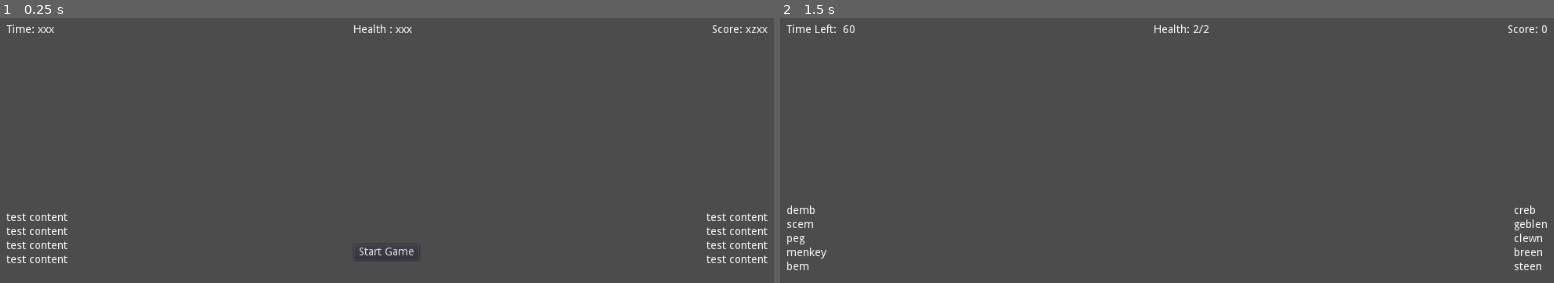
Above: before the commit, frames 1-2 (left to right).
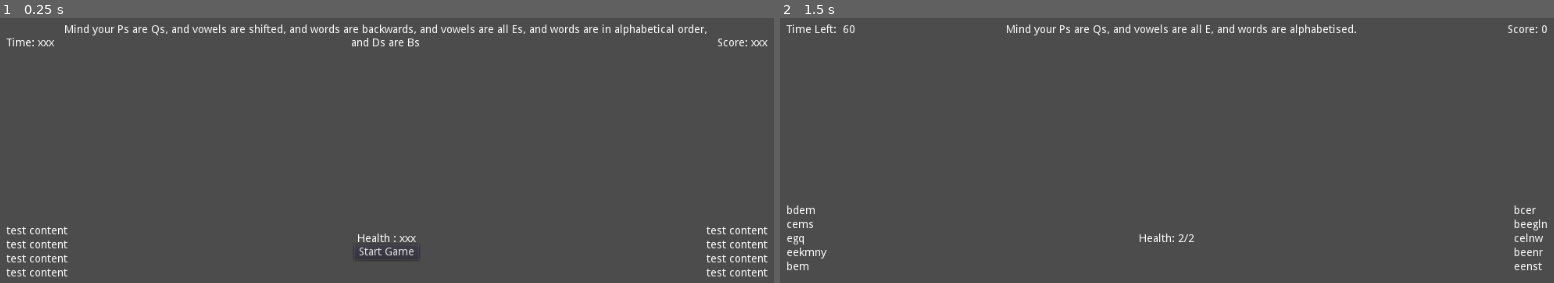
Above: after the commit, the same moments.

Repository: hoodscott/psareqs
Game: Godot game, scene res://scenes/Game.tscn
Two runs of this game, one before a commit and one after it. Both use one fixed random seed, a clock stepped at 60 frames per second and the inputs below.
Inputs:
- Up to frame 1 (0.25 s): no input
- Up to frame 2 (1.5 s): click "Start Game" at 0.5 s; tap Enter at 1.25 s; tap Z at 1.35 s

The runs differ from the first frame. In frame 1, 2.8% of the frame differs, in the area x 0-100%, y 2-98%; in frame 2, 1.2%.

Commit message:
Adds current rules to UI

Diff:
--- a/scenes/Game.gd
+++ b/scenes/Game.gd
@@ -11,18 +11,26 @@
   ALPHA = 3,
   REVERSE = 4,
   FLIP = 5, #todo (need to change pivot point of PrefixList and then rotate 180 (remember to reset)
-  JUMBLE = 6, #todo fix bug where word is rejumbled when label prefixe labels regenerated
+  JUMBLE = 6,
   ROT13 = 7,
   ROT1 = 8,
   ROT1NEG = 9,
   ALLE = 10
  }
+const curse_descriptions = [
+  "Ps are Qs", "Ds are Bs", "vowels are shifted (a>e>i>o>u>a)",
+  "words are alphabetised", "words are reversed", "words are flipped",
+  "words are jumbled",  "letters are rot13 (a>m>a, b>n>b)",
+  "letters are shifted (a>b>c>...)", "letters are shifted backwards (c>b>a>z>...)",
+  "vowels are all E"
+ ]
 
 onready var GameOver = $CanvasLayer/CenterContainer/VBoxContainer/GameOver
 onready var StartButton = $CanvasLayer/CenterContainer/VBoxContainer/StartButton
 onready var Clock = $CanvasLayer/MarginContainer/VBoxContainer/HBoxContainer/Clock
+onready var Rules = $CanvasLayer/MarginContainer/VBoxContainer/HBoxContainer/Rules
 onready var Score = $CanvasLayer/MarginContainer/VBoxContainer/HBoxContainer/Score
-onready var Health = $CanvasLayer/MarginContainer/VBoxContainer/HBoxContainer/Health
+onready var Health = $CanvasLayer/CenterContainer/Health
 onready var Typed = $CanvasLayer/MarginContainer/VBoxContainer/Typed
 onready var PrefixList = $CanvasLayer/MarginContainer/VBoxContainer/Fragments/Prefixes
 onready var SuffixList = $CanvasLayer/MarginContainer/VBoxContainer/Fragments/Suffixes
@@ -45,7 +53,7 @@
 
 var curses = [
 #  CURSE.PQ, CURSE.ALPHA, CURSE.VOWEL
-  CURSE.ALLE,
+  CURSE.PQ, CURSE.ALLE, CURSE.ALPHA,
  ]
 
 
@@ -62,6 +70,7 @@
 
   update_score()
   update_health()
+  update_rules()
 
   generate_words()
 
@@ -140,13 +149,13 @@
               update_health()
               reset_current()
 
-        update_label()
+        update_typed()
       else:
         print("invalid letter: ", letter)
     elif event.scancode == KEY_BACKSPACE:
       delete_character()
       update_prefix_list()
-      update_label()
+      update_typed()
 
 
 func create_timer() -> void:
@@ -176,7 +185,15 @@
   Health.text = "Health: %d/%d" % [current_health, MAX_HEALTH]
 
 
-func update_label() -> void:
+func update_rules() -> void:
+  var new_text := "Mind your "
+  var and_string := ", and "
+  for curse in curses:
+    new_text += curse_descriptions[curse] + and_string
+  Rules.text = new_text.trim_suffix(and_string) + "."
+
+
+func update_typed() -> void:
   Typed.text = current_word.prefix + current_word.suffix
 
 
--- a/scenes/Game.tscn
+++ b/scenes/Game.tscn
@@ -24,96 +24,101 @@
 
 [node name="HBoxContainer" type="HBoxContainer" parent="CanvasLayer/MarginContainer/VBoxContainer"]
 margin_right = 974.0
-margin_bottom = 14.0
+margin_bottom = 48.0
+custom_constants/separation = 10
 
 [node name="Clock" type="Label" parent="CanvasLayer/MarginContainer/VBoxContainer/HBoxContainer"]
+margin_top = 17.0
 margin_right = 61.0
-margin_bottom = 14.0
+margin_bottom = 31.0
 text = "Time: xxx"
 
-[node name="Health" type="Label" parent="CanvasLayer/MarginContainer/VBoxContainer/HBoxContainer"]
-margin_left = 65.0
-margin_right = 899.0
-margin_bottom = 14.0
+[node name="Rules" type="Label" parent="CanvasLayer/MarginContainer/VBoxContainer/HBoxContainer"]
+margin_left = 71.0
+margin_right = 900.0
+margin_bottom = 48.0
 size_flags_horizontal = 3
-text = "Health : xxx"
+text = "Mind your Ps are Qs, and vowels are shifted, and words are backwards, and vowels are all Es, and words are in alphabetical order, and Ds are Bs
+"
 align = 1
+autowrap = true
 
 [node name="Score" type="Label" parent="CanvasLayer/MarginContainer/VBoxContainer/HBoxContainer"]
-margin_left = 903.0
+margin_left = 910.0
+margin_top = 17.0
 margin_right = 974.0
-margin_bottom = 14.0
-text = "Score: xzxx"
+margin_bottom = 31.0
+text = "Score: xxx"
 
 [node name="Fragments" type="HBoxContainer" parent="CanvasLayer/MarginContainer/VBoxContainer"]
-margin_top = 18.0
+margin_top = 52.0
 margin_right = 974.0
 margin_bottom = 532.0
 size_flags_vertical = 3
 
 [node name="Prefixes" type="VBoxContainer" parent="CanvasLayer/MarginContainer/VBoxContainer/Fragments"]
 margin_right = 78.0
-margin_bottom = 514.0
+margin_bottom = 480.0
 alignment = 1
 
 [node name="Label" type="Label" parent="CanvasLayer/MarginContainer/VBoxContainer/Fragments/Prefixes"]
-margin_top = 223.0
+margin_top = 206.0
 margin_right = 78.0
-margin_bottom = 237.0
+margin_bottom = 220.0
 text = "test content"
 
 [node name="Label2" type="Label" parent="CanvasLayer/MarginContainer/VBoxContainer/Fragments/Prefixes"]
-margin_top = 241.0
+margin_top = 224.0
 margin_right = 78.0
-margin_bottom = 255.0
+margin_bottom = 238.0
 text = "test content"
 
 [node name="Label3" type="Label" parent="CanvasLayer/MarginContainer/VBoxContainer/Fragments/Prefixes"]
-margin_top = 259.0
+margin_top = 242.0
 margin_right = 78.0
-margin_bottom = 273.0
+margin_bottom = 256.0
 text = "test content"
 
 [node name="Label4" type="Label" parent="CanvasLayer/MarginContainer/VBoxContainer/Fragments/Prefixes"]
-margin_top = 277.0
+margin_top = 260.0
 margin_right = 78.0
-margin_bottom = 291.0
+margin_bottom = 274.0
 text = "test content"
 
 [node name="Spacer" type="HBoxContainer" parent="CanvasLayer/MarginContainer/VBoxContainer/Fragments"]
 margin_left = 82.0
 margin_right = 892.0
-margin_bottom = 514.0
+margin_bottom = 480.0
 size_flags_horizontal = 3
 
 [node name="Suffixes" type="VBoxContainer" parent="CanvasLayer/MarginContainer/VBoxContainer/Fragments"]
 margin_left = 896.0
 margin_right = 974.0
-margin_bottom = 514.0
+margin_bottom = 480.0
 alignment = 1
 
 [node name="Label" type="Label" parent="CanvasLayer/MarginContainer/VBoxContainer/Fragments/Suffixes"]
-margin_top = 223.0
+margin_top = 206.0
 margin_right = 78.0
-margin_bottom = 237.0
+margin_bottom = 220.0
 text = "test content"
 
 [node name="Label2" type="Label" parent="CanvasLayer/MarginContainer/VBoxContainer/Fragments/Suffixes"]
-margin_top = 241.0
+margin_top = 224.0
 margin_right = 78.0
-margin_bottom = 255.0
+margin_bottom = 238.0
 text = "test content"
 
 [node name="Label3" type="Label" parent="CanvasLayer/MarginContainer/VBoxContainer/Fragments/Suffixes"]
-margin_top = 259.0
+margin_top = 242.0
 margin_right = 78.0
-margin_bottom = 273.0
+margin_bottom = 256.0
 text = "test content"
 
 [node name="Label4" type="Label" parent="CanvasLayer/MarginContainer/VBoxContainer/Fragments/Suffixes"]
-margin_top = 277.0
+margin_top = 260.0
 margin_right = 78.0
-margin_bottom = 291.0
+margin_bottom = 274.0
 text = "test content"
 
 [node name="Typed" type="Label" parent="CanvasLayer/MarginContainer/VBoxContainer"]
@@ -144,4 +149,13 @@
 margin_bottom = 54.0
 text = "Start Game"
 
+[node name="Health" type="Label" parent="CanvasLayer/CenterContainer"]
+margin_left = 474.0
+margin_top = 293.0
+margin_right = 549.0
+margin_bottom = 307.0
+size_flags_horizontal = 3
+text = "Health : xxx"
+align = 1
+
 [connection signal="pressed" from="CanvasLayer/CenterContainer/VBoxContainer/StartButton" to="." method="_on_Button_pressed"]
